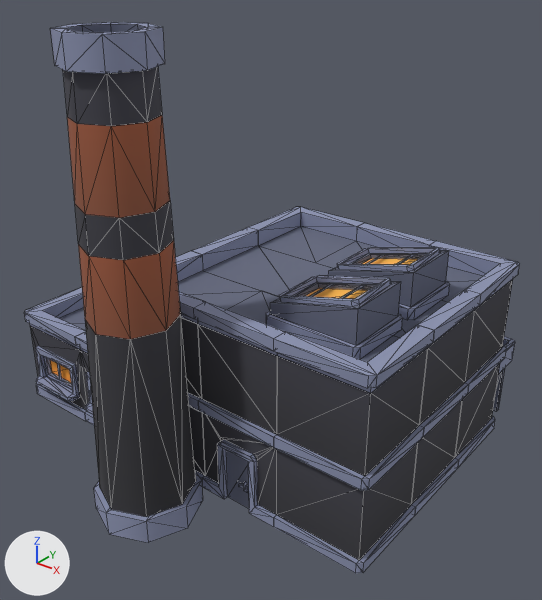
Before and after pictures for a commit that changed the glTF model kenney/city-kit-industrial/building-l.glb.
Rendered twice from a 50 mm camera at (1.68, -2.57, 2.19) aimed at (-0.21, -0.21, 0.72). Lighting does not change. The marker at lower left points along +X, +Y and +Z. The older version comes first. Mesh edges are drawn as thin lines. Vertices at exactly the same position are counted once.

The first picture shows 'building-l'.
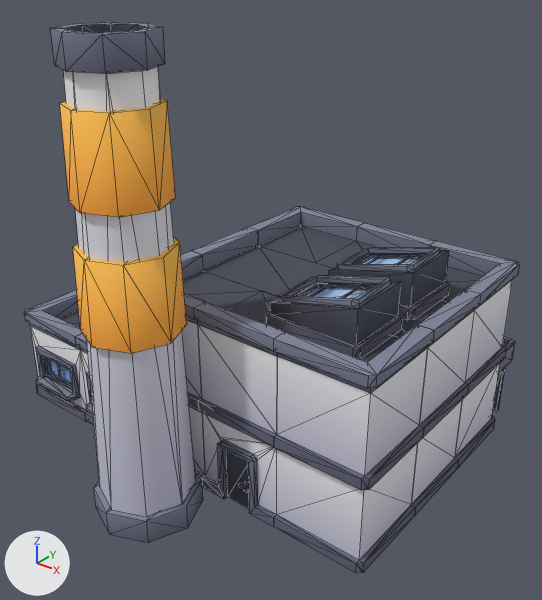
Where the change shows, as pixel boxes [x1, y1, x2, y2] in the pictures (542 x 600 px; the box of a moved part takes in the faces that stretch with it):
part 1 of me_building_l, added (orange): after [60, 98, 176, 217]
part 2 of me_building_l, added (orange): after [73, 238, 187, 353]
part 3 of me_building_l, deleted (brown): before [67, 115, 181, 339]
part 4 of me_building_l, moved or reshaped: [30, 67, 504, 517] in both
part 5 of me_building_l, surface changed: [25, 22, 520, 573] in both
part 6 of me_building_l, recoloured: [50, 258, 418, 382] in both

The change, as a diff of the scene's bpy script:
```diff
--- a/kenney/city-kit-industrial/building-l.glb.py
+++ b/kenney/city-kit-industrial/building-l.glb.py
@@ mat_colormap_specular @@
+mat_colormap_specular = bpy.data.materials.new('colormap-specular')
+# uses the picture img_colormap
@@ me_building_l @@
 # used by ob_building_l; location = (0.0, 0.0, 0.0)
-me_building_l.from_pydata(...)  # 1276 vertices, 1902 faces; spans x -1.46..0.62, y -1.16..0.71, z 0.0..1.92
+me_building_l.from_pydata(...)  # 1266 vertices, 1894 faces; spans x -1.46..0.62, y -1.16..0.71, z 0.0..1.92
+# me_building_l part 1: a new loose piece, an 8-sided cylinder along z spanning x -0.48..-0.11, y -1.12..-0.75, z 1.36..1.69, in mat_colormap
+# me_building_l part 2: a new loose piece, an 8-sided cylinder along z spanning x -0.49..-0.1, y -1.13..-0.74, z 0.86..1.19, in mat_colormap
+# me_building_l part 3: the loose piece of 32 vertices spanning x -0.47..-0.12, y -1.11..-0.76, z 0.9..1.65 is deleted
+# me_building_l part 4
+# 25 vertices are removed from x -0.6..0.6, y -1.11..0.51, z 0.4..1.65
+# 116 faces are deleted
+# 15 vertices are added at x -1.32..0.6, y -0.71..0.11, z 0.05..0.88
+# 100 new faces join them, mat_colormap
+# me_building_l part 5: 1738 kept faces spanning x -1.46..0.62, y -1.16..0.71, z 0.0..1.92 get new texture (UV) coordinates
+# me_building_l part 6: 18 faces spanning x -1.3..0.5, y -0.67..0.49, z 0.02..0.97 switch from mat_colormap to mat_colormap_specular
```
